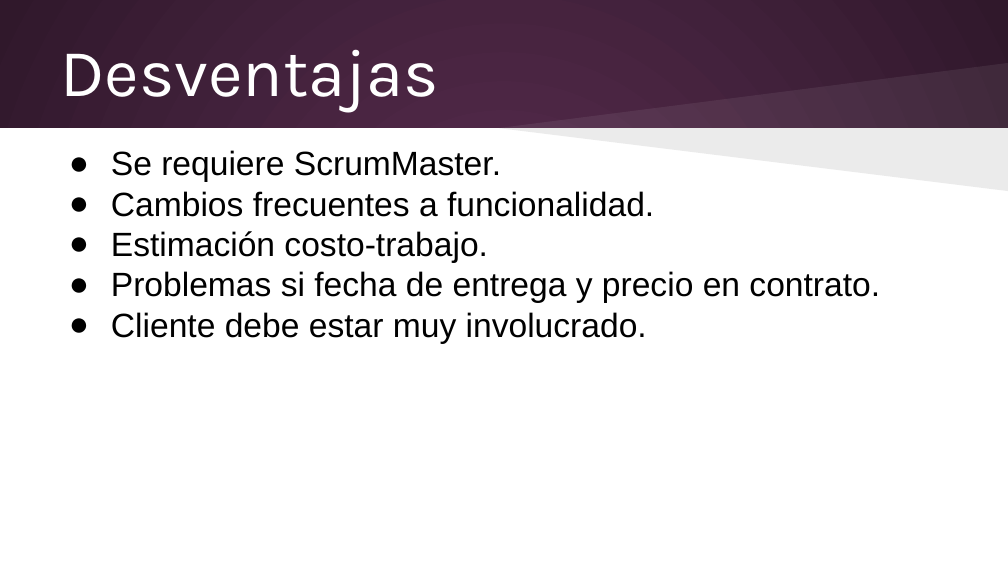
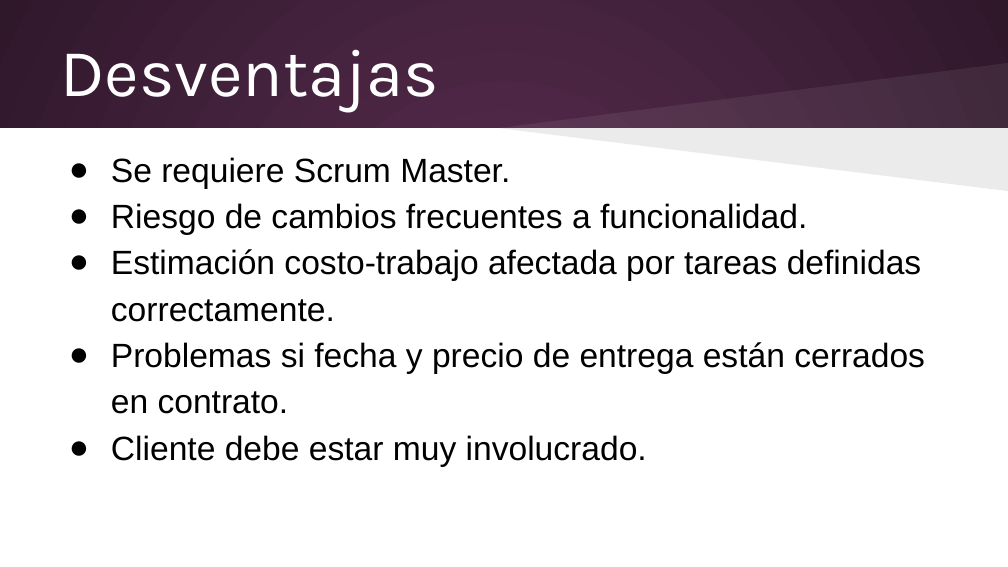
Before and after one commit to elizabethvillalobos/cenfotec-proyecto-1, a slide deck: slide 26 of Entregables/Alvaro/Metodologías de Desarrollo/Presentación viernes 13 de junio.pptx (slide 25 before the commit). Drawn at 1008x567 pixels with LibreOffice and Linux fonts; fonts in the diff are those of the drawing. Boxes give left, top, right and bottom in pixels: in the first picture for what was removed or moved away, otherwise in the second. Text is boxed around its words. In the diff, an @@ line names an element or a change of style, - is before the commit and + after.

```diff
--- a/Entregables/Alvaro/Metodologías de Desarrollo/Presentación viernes 13 de junio.pptx
+++ b/Entregables/Alvaro/Metodologías de Desarrollo/Presentación viernes 13 de junio.pptx
@@ text at (x1=111, y1=157, x2=925, y2=414): text changed @@
-● Se requiere ScrumMaster.
-● Cambios frecuentes a funcionalidad.
-● Estimación costo-trabajo.
-● Problemas si fecha de entrega y precio en contrato.
+● Se requiere Scrum Master.
+● Riesgo de cambios frecuentes a funcionalidad.
+● Estimación costo-trabajo afectada por tareas definidas correctamente.
+● Problemas si fecha y precio de entrega están cerrados en contrato.
@@ text at (x1=111, y1=435, x2=647, y2=467): line spacing 1 to 1.15 @@
```
Also in this commit, not shown: 16 other slides changed, 1 slide added, 26 other files.
